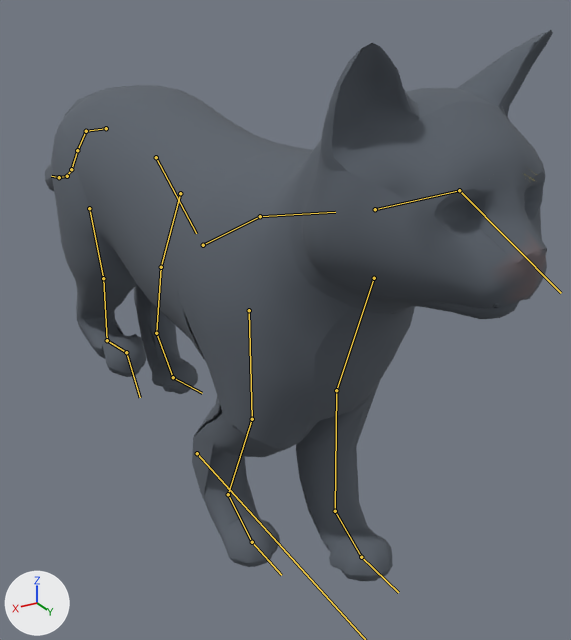
Renders of the glTF model apps/web/public/avatars/cat.glb from each side of a commit.
Rendered twice from a 50 mm lens placed at (0.216, 0.497, 0.336), pointed at (-0.067, 0.024, 0.1). The axes (+X, +Y, +Z) are drawn at lower left. The lights are the same throughout. The picture after the commit comes second. Both versions are drawn at frame 4 of the action 'walk'; the numbers are the values there. The bones that change, and the others that lie on the model, are drawn over the model as lines.

Names of what the first picture shows: 'VIS_cat'.
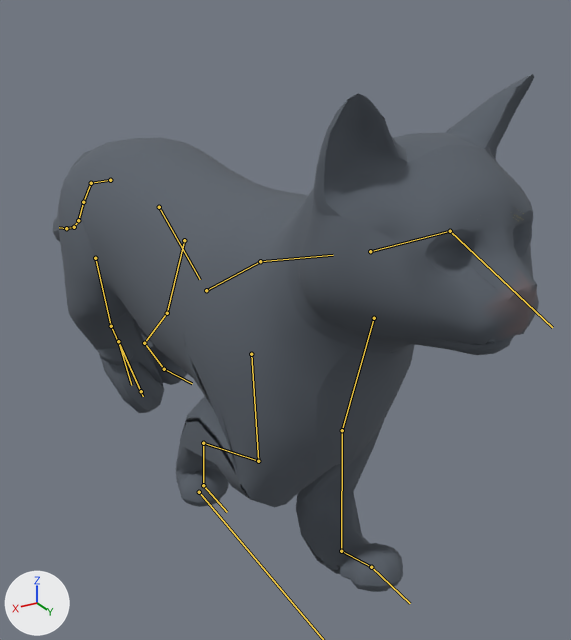
The change in detail:
Bone 'root' (bone_root) moves from (0.0, 0.0, -0.01) to (0.0, 0.0, -0.047).
Bone 'spine_01' (bone_spine_01) turns from (-4, 0, 2) to (0, 0, 2) degrees about its own x, y and z.
Bone 'hindleg_upper_L' (bone_hindleg_upper_l) turns from (22, 1, 2) to (-16, 1, -3) degrees about its own x, y and z.
Bone 'hindleg_lower_L' (bone_hindleg_lower_l) turns from (6, -1, -2) to (69, 0, 3) degrees about its own x, y and z.
Bone 'hindpaw_L' (bone_hindpaw_l) turns from (-25, 4, -1) to (-53, 5, -5) degrees about its own x, y and z.
Bone 'hindleg_upper_R' (bone_hindleg_upper_r) turns from (17, 1, -1) to (45, -2, 9) degrees about its own x, y and z.
Bone 'hindleg_lower_R' (bone_hindleg_lower_r) moves from (0.0, 0.0, 0.0) to (0.0, -0.003, 0.004).
Bone 'hindleg_lower_R' (bone_hindleg_lower_r) turns from (57, 0, 0) to (96, 29, -73) degrees about its own x, y and z.
Bone 'hindpaw_R' (bone_hindpaw_r) moves from (0.0, 0.0, 0.0) to (0.0, 0.001, -0.001).
Bone 'hindpaw_R' (bone_hindpaw_r) turns from (-102, -7, 12) to (148, 42, -62) degrees about its own x, y and z.
Bone 'foreleg_lower_L' (bone_foreleg_lower_l) turns from (32, 3, 0) to (68, 3, 2) degrees about its own x, y and z.
Bone 'forepaw_L' (bone_forepaw_l) turns from (-40, 4, -1) to (-79, 2, -3) degrees about its own x, y and z.
Bone 'foreleg_upper_R' (bone_foreleg_upper_r) turns from (-23, 2, -3) to (-72, 3, 1) degrees about its own x, y and z.
Bone 'foreleg_lower_R' (bone_foreleg_lower_r) turns from (60, 4, 1) to (37, 4, 0) degrees about its own x, y and z.
Bone 'forepaw_R' (bone_forepaw_r) turns from (-33, 2, 1) to (36, 2, 1) degrees about its own x, y and z.

Boxes (x1, y1, x2, y2) around the edits, measured in the pictures (571 x 640 px):
'VIS_cat', posed: before (45, 30, 553, 581); after (53, 74, 539, 592)
bone 'spine_01', root to tip: before (156, 157) to (196, 233); after (159, 207) to (200, 279)
bone 'hindleg_upper_L', root to tip: before (161, 267) to (156, 333); after (167, 313) to (144, 343)
bone 'hindleg_lower_L', root to tip: before (156, 333) to (173, 377); after (144, 343) to (164, 369)
bone 'hindpaw_L', root to tip: before (173, 377) to (202, 393); after (164, 369) to (192, 383)
bone 'hindleg_upper_R', root to tip: before (103, 278) to (107, 340); after (111, 326) to (143, 396)
bone 'hindleg_lower_R', root to tip: before (107, 340) to (126, 352); after (141, 391) to (119, 343)
bone 'hindpaw_R', root to tip: before (126, 352) to (140, 397); after (118, 341) to (131, 385)
bone 'foreleg_lower_L', root to tip: before (335, 511) to (361, 557); after (341, 551) to (371, 567)
bone 'forepaw_L', root to tip: before (361, 557) to (398, 592); after (371, 567) to (410, 603)
bone 'foreleg_upper_R', root to tip: before (252, 419) to (228, 494); after (258, 461) to (203, 443)
bone 'foreleg_lower_R', root to tip: before (228, 494) to (252, 542); after (203, 443) to (203, 485)
bone 'forepaw_R', root to tip: before (252, 542) to (281, 575); after (203, 485) to (227, 512)
